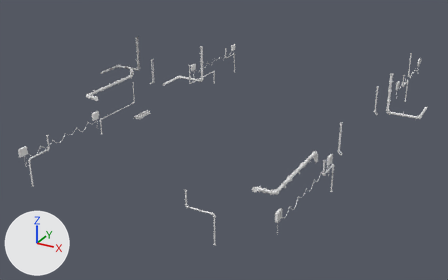
The FBX model Assets/3dAssets/Buildings/Stage1/Floor1/PipeGrp.fbx, before and after one commit.
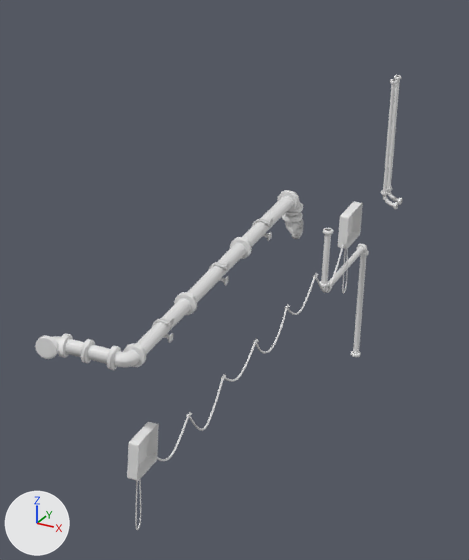
The first picture shows the older version from a camera (50 mm lens) standing at (33.0, -50.8, 32.4) and looking at (-4.6, 17.6, -1.8). The close-ups show both versions on the part from 54% to 80% of the width and 37% to 87% of the height of that picture; other places that the commit changed are outside them. Arrows for +X, +Y and +Z are at lower left; the lights stay in place. Materials are left out; every surface is plain grey. Where no turn or scale is listed for an object, it has been applied to the vertices.

Names of what the first close-up shows: 'PipeBassL1', 'PipeLBend2', 'PipeSlimTwinL3', 'PowerR1.001', 'PowerR2.001', 'TubeR1.001'.
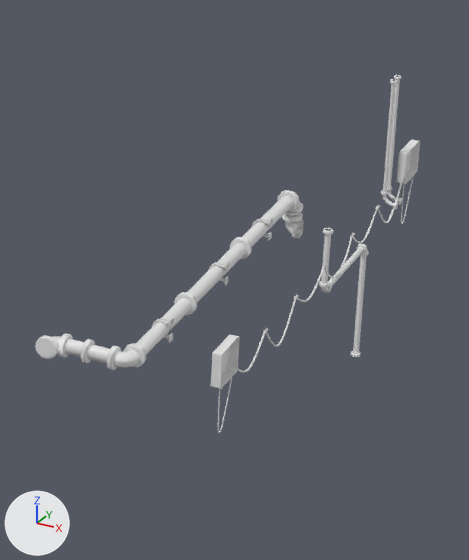
Where the newer file only moved an object's origin or applied its transform, the numbers keep the older frame.

Pixel boxes [x1, y1, x2, y2] of what changed, in the close-ups (469 x 560 px):
'PowerR2.001', deleted
    before: [127, 422, 159, 530]
'AirfanL_2Grp', added
    after: [211, 334, 240, 389]
'PowerR1.001', deleted
    before: [338, 201, 363, 294]
'TubeR1.001', deleted
    before: [152, 242, 346, 461]
'TubeRong.001', added
    after: [233, 178, 406, 373]
'AirfanL_2Child', added
    after: [397, 139, 420, 184]
'TubeShort.002', added
    after: [218, 375, 233, 433]
'TubeShort.003', added
    after: [401, 174, 414, 224]

The change, as a diff of the scene's bpy script:
```diff
--- a/Assets/3dAssets/Buildings/Stage1/Floor1/PipeGrp.fbx.py
+++ b/Assets/3dAssets/Buildings/Stage1/Floor1/PipeGrp.fbx.py
@@ me_mesh_026_1 @@
+me_mesh_026_1.from_pydata(...)  # 140 vertices, 135 faces; spans x -0.055..0.055, y -0.286..0.286, z -0.704..0.704
@@ me_mesh_024_1 @@
+me_mesh_024_1.from_pydata(...)  # 1273 vertices, 1246 faces; spans x -0.13..0.0, y -12.0..0.0, z -0.97..0.0
@@ me_mesh_025_1 @@
+me_mesh_025_1.from_pydata(...)  # 116 vertices, 105 faces; spans x -0.249..0.0, y 0.0..1.068, z -0.045..0.892
@@ me_mesh_023_1 @@
+me_mesh_023_1.from_pydata(...)  # 140 vertices, 135 faces; spans x -0.055..0.055, y -0.286..0.286, z -0.704..0.704
@@ me_mesh_022_1 @@
+me_mesh_022_1.from_pydata(...)  # 116 vertices, 105 faces; spans x -0.031..0.218, y -0.012..1.056, z -0.048..0.889
@@ ob_tuber1_001 @@
-ob_tuber1_001 = bpy.data.objects.new('TubeR1.001', me_mesh_020)
-ob_tuber1_001.location = (14.5, 5.48, 4.23)
@@ ob_powerr2_001 @@
-ob_powerr2_001 = bpy.data.objects.new('PowerR2.001', me_mesh_022)
-ob_powerr2_001.location = (14.5, -7.55, 4.04)
@@ ob_powerr1_001 @@
-ob_powerr1_001 = bpy.data.objects.new('PowerR1.001', me_mesh_021)
-ob_powerr1_001.location = (14.5, 5.48, 4.04)
@@ ob_tubeshort_003 @@
+ob_tubeshort_003 = bpy.data.objects.new('TubeShort.003', me_mesh_026_1)
+ob_tubeshort_003.location = (14.44, 10.6, 3.38)
@@ ob_tuberong_001 @@
+ob_tuberong_001 = bpy.data.objects.new('TubeRong.001', me_mesh_024_1)
+ob_tuberong_001.location = (14.5, 10.12, 4.23)
@@ ob_airfanl_2child @@
+ob_airfanl_2child = bpy.data.objects.new('AirfanL_2Child', me_mesh_025_1)
+ob_airfanl_2child.location = (14.5, 10.1, 4.04)
@@ ob_tubeshort_002 @@
+ob_tubeshort_002 = bpy.data.objects.new('TubeShort.002', me_mesh_023_1)
+ob_tubeshort_002.location = (14.44, -2.42, 3.38)
@@ ob_airfanl_2grp @@
+ob_airfanl_2grp = bpy.data.objects.new('AirfanL_2Grp', me_mesh_022_1)
+ob_airfanl_2grp.location = (14.28, -2.9, 4.05)
```
